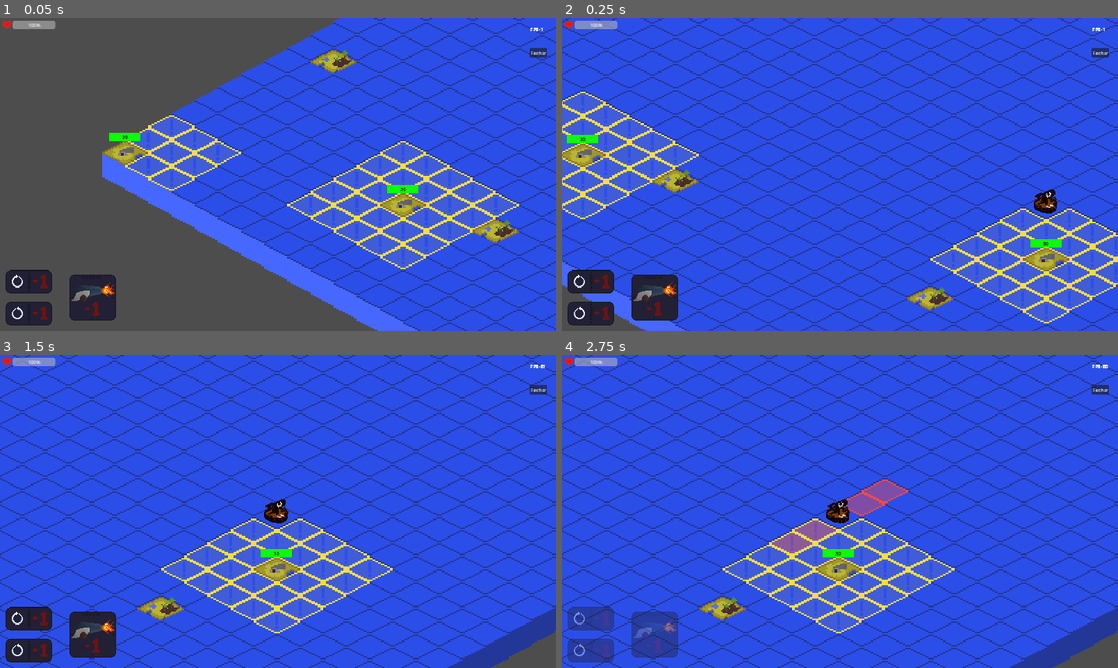
Above: before the commit, frames 1-4 (two rows, left to right).
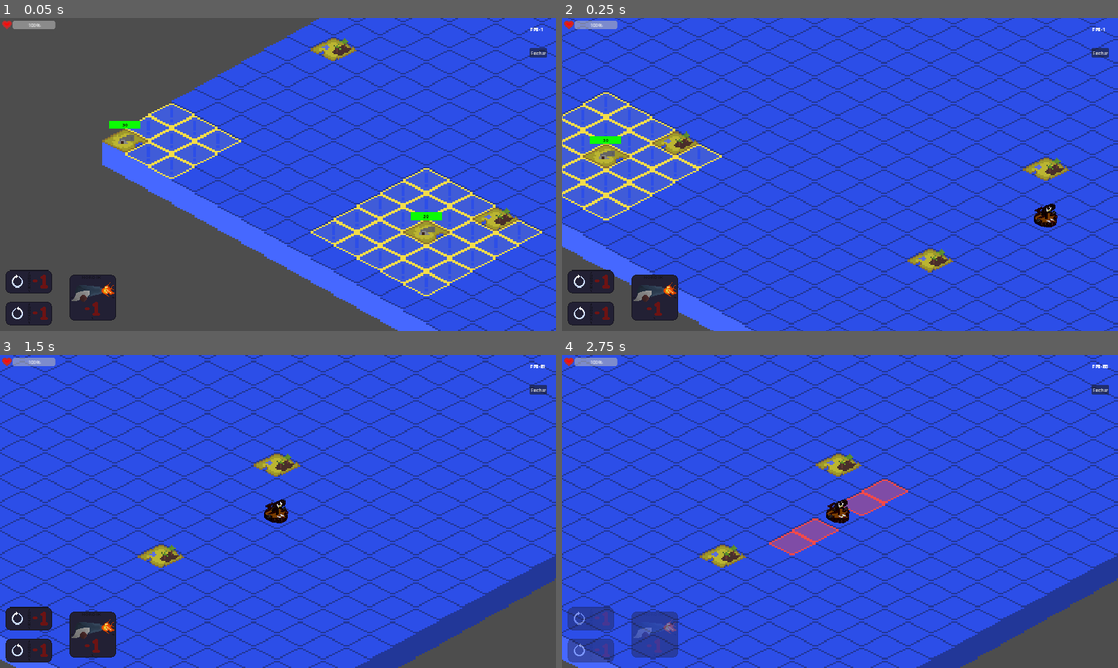
Above: after the commit, the same moments.

Repository: alescrocaro/nordik_konquer
Game: Godot game, scene res://world.tscn
Same seed, same stepped clock (60 frames per second), same inputs: the game is played once before the commit and once after it.
Inputs (mouse positions are in pixels of both pictures, inside the frame that each line leads up to):
- Up to frame 1 (0.05 s): no input
- Up to frame 2 (0.25 s): no input
- Up to frame 3 (1.5 s): click (27, 617) at 0.5 s; click (27, 649) at 1.25 s
- Up to frame 4 (2.75 s): click (656, 633) at 2 s

The runs differ from the first frame. In frame 1, 21% of the frame differs, in the area x 18-100%, y 0-100%; in frame 2, 27%, in the area x 0-100%, y 0-100%; in frame 3, 9.9%; in frame 4, 9.1%.

Commit message:
Update: move generate island scenes to map script

Diff:
--- a/GameBoard/GameBoard.gd
+++ b/GameBoard/GameBoard.gd
@@ -24,8 +24,8 @@
 
 ########## FUNCS ##########
 func _ready():
-	generateDesertIslands()
-	generateEnemyIslands()
+#	generateDesertIslands()
+#	generateEnemyIslands()
 	print(islandEnemies)
 
 	player.doAction.connect(gameTurns)
@@ -34,88 +34,88 @@
 #func _process(_delta):
 #	pass
 #end func _process
-
-func generateDesertIslands() -> void:
-	var desertIslandCount: int = 0
-	var desertIslandCountIterations: int = 0
-	var rangeToSpawn: int = 6
-
-	while true:
-		desertIslandCountIterations += 1
-		if desertIslandCount >= desertIslandAmount:
-			break
-		#end if
-
-		#check if there is too many iterations and didnt find a position available
-		if (desertIslandCountIterations >= 3 * desertIslandAmount):
-			desertIslandCountIterations = 0
-			rangeToSpawn -= 1
-			if rangeToSpawn == 0:
-				break
-		#end if
-
-		var desertIslandTile = map.getRandomTile()
-
-		#check if random position is near another tile with this node
-		if (desertIslandCount > 0 && map.isNear(rangeToSpawn, 'DesertIsland', desertIslandTile)):
-			continue
-		#end if
-
-		if map.tileMapDict[str(desertIslandTile.gridPosition)].type == 'Ocean':
-			desertIslandCount += 1
-			map.tileMapDict[str(desertIslandTile.gridPosition)].type = 'DesertIsland'
-
-			var desertIslandInstance = desertIsland.instantiate()
-			desertIslandInstance.position = desertIslandTile.globalPosition
-
-			get_node('./Islands').add_child(desertIslandInstance)
-		#end if
-	#end while
-#end func generateDesertIslands
-
-func generateEnemyIslands() -> void:
-	var enemyIslandCount: int = 0
-	var enemyIslandCountIterations: int = 0
-	var rangeToSpawn: int = 3
-
-	while true:
-		if enemyIslandCount >= enemyIslandAmount:
-			break
-		#end if
-
-		#check if there is too many iterations and didnt find a position available
-		if (enemyIslandCountIterations >= 3 * enemyIslandAmount):
-			enemyIslandCountIterations = 0
-			rangeToSpawn -= 1
-			if rangeToSpawn == 0:
-				break
-		#end if
-
-		var enemyIslandTile = map.getRandomTile()
-
-		#check if random position is near another tile with this node
-		if (
-			enemyIslandCount > 0 &&
-			map.isNear(rangeToSpawn, 'EnemyIsland', enemyIslandTile)
-		):
-			continue
-		#end if
-
-		#instantiate node if found a good ocean tile
-		if map.tileMapDict[str(enemyIslandTile.gridPosition)].type == 'Ocean':
-			enemyIslandCount += 1
-
-			var enemyIslandInstance: EnemyIsland = enemyIsland.instantiate()
-			map.tileMapDict[str(enemyIslandTile.gridPosition)].type = 'EnemyIsland'
-			map.tileMapDict[str(enemyIslandTile.gridPosition)].reference = enemyIslandInstance
-			enemyIslandInstance.position = enemyIslandTile.globalPosition
-
-			islandEnemies.append(map.tileMapDict[str(enemyIslandTile.gridPosition)])
-			map.setWarningTiles(enemyIslandTile.gridPosition, 2)
-			get_node('./Islands').add_child(enemyIslandInstance)
-		#end if
-	#end while
-#end func generateEnemyIslands
+#
+#func generateDesertIslands() -> void:
+#	var desertIslandCount: int = 0
+#	var desertIslandCountIterations: int = 0
+#	var rangeToSpawn: int = 6
+#
+#	while true:
+#		desertIslandCountIterations += 1
+#		if desertIslandCount >= desertIslandAmount:
+#			break
+#		#end if
+#
+#		#check if there is too many iterations and didnt find a position available
+#		if (desertIslandCountIterations >= 3 * desertIslandAmount):
+#			desertIslandCountIterations = 0
+#			rangeToSpawn -= 1
+#			if rangeToSpawn == 0:
+#				break
+#		#end if
+#
+#		var desertIslandTile = map.getRandomTile()
+#
+#		#check if random position is near another tile with this node
+#		if (desertIslandCount > 0 && map.isNear(rangeToSpawn, 'DesertIsland', desertIslandTile)):
+#			continue
+#		#end if
+#
+#		if map.tileMapDict[str(desertIslandTile.gridPosition)].type == 'Ocean':
+#			desertIslandCount += 1
+#			map.tileMapDict[str(desertIslandTile.gridPosition)].type = 'DesertIsland'
+#
+#			var desertIslandInstance = desertIsland.instantiate()
+#			desertIslandInstance.position = desertIslandTile.globalPosition
+#
+#			get_node('./Islands').add_child(desertIslandInstance)
+#		#end if
+#	#end while
+##end func generateDesertIslands
+#
+#func generateEnemyIslands() -> void:
+#	var enemyIslandCount: int = 0
+#	var enemyIslandCountIterations: int = 0
+#	var rangeToSpawn: int = 3
+#
+#	while true:
+#		if enemyIslandCount >= enemyIslandAmount:
+#			break
+#		#end if
+#
+#		#check if there is too many iterations and didnt find a position available
+#		if (enemyIslandCountIterations >= 3 * enemyIslandAmount):
+#			enemyIslandCountIterations = 0
+#			rangeToSpawn -= 1
+#			if rangeToSpawn == 0:
+#				break
+#		#end if
+#
+#		var enemyIslandTile = map.getRandomTile()
+#
+#		#check if random position is near another tile with this node
+#		if (
+#			enemyIslandCount > 0 &&
+#			map.isNear(rangeToSpawn, 'EnemyIsland', enemyIslandTile)
+#		):
+#			continue
+#		#end if
+#
+#		#instantiate node if found a good ocean tile
+#		if map.tileMapDict[str(enemyIslandTile.gridPosition)].type == 'Ocean':
+#			enemyIslandCount += 1
+#
+#			var enemyIslandInstance: EnemyIsland = enemyIsland.instantiate()
+#			map.tileMapDict[str(enemyIslandTile.gridPosition)].type = 'EnemyIsland'
+#			map.tileMapDict[str(enemyIslandTile.gridPosition)].reference = enemyIslandInstance
+#			enemyIslandInstance.position = enemyIslandTile.globalPosition
+#
+#			islandEnemies.append(map.tileMapDict[str(enemyIslandTile.gridPosition)])
+#			map.setWarningTiles(enemyIslandTile.gridPosition, 2)
+#			get_node('./Islands').add_child(enemyIslandInstance)
+#		#end if
+#	#end while
+##end func generateEnemyIslands
 
 func handlePlayerDecision() -> void:
 	print('handlePlayerDecision')
--- a/Map/Map.gd
+++ b/Map/Map.gd
@@ -3,6 +3,8 @@
 
 @onready var player: Player = get_node('/root/GameManager/Player')
 @onready var gameManager: GameManager = get_node('/root/GameManager')
+@onready var desertIsland = preload("res://Islands/DesertIsland.tscn")
+@onready var enemyIsland = preload("res://Islands/EnemyIsland.tscn")
 
 @export var desertIslandAmount: int = 7
 @export var enemyIslandAmount: int = 4
@@ -28,6 +30,8 @@
 			}
 		#end for y
 	#end for x
+	generateDesertIslands()
+	generateEnemyIslands()
 #end func _ready
 
 func _process(_delta):
@@ -106,6 +110,7 @@
 	var availableCannonAtackTiles: PackedVector2Array = player.getAvailableCannonAtackTiles()
 	for availableTile in availableCannonAtackTiles:
 		set_cell(2, availableTile, 4, Vector2i(0, 0))
+	#end for
 #end func setAvailableCannonAtacks
 
 func cleanAtackTiles():
@@ -158,3 +163,85 @@
 		#end for y
 	#end for x
 #end func setWarningTiles
+
+func generateDesertIslands() -> void:
+	var desertIslandCount: int = 0
+	var desertIslandCountIterations: int = 0
+	var rangeToSpawn: int = 6
+
+	while true:
+		desertIslandCountIterations += 1
+		if desertIslandCount >= desertIslandAmount:
+			break
+		#end if
+
+		#check if there is too many iterations and didnt find a position available
+		if (desertIslandCountIterations >= 3 * desertIslandAmount):
+			desertIslandCountIterations = 0
+			rangeToSpawn -= 1
+			if rangeToSpawn == 0:
+				break
+		#end if
+
+		var desertIslandTile = getRandomTile()
+
+		#check if random position is near another tile with this node
+		if (desertIslandCount > 0 && isNear(rangeToSpawn, 'DesertIsland', desertIslandTile)):
+			continue
+		#end if
+
+		if tileMapDict[str(desertIslandTile.gridPosition)].type == 'Ocean':
+			desertIslandCount += 1
+			tileMapDict[str(desertIslandTile.gridPosition)].type = 'DesertIsland'
+
+			var desertIslandInstance = desertIsland.instantiate()
+			desertIslandInstance.position = desertIslandTile.globalPosition
+
+			get_node('/root/GameManager/Islands').add_child(desertIslandInstance)
+		#end if
+	#end while
+#end func generateDesertIslands
+
+func generateEnemyIslands() -> void:
+	var enemyIslandCount: int = 0
+	var enemyIslandCountIterations: int = 0
+	var rangeToSpawn: int = 3
+
+	while true:
+		if enemyIslandCount >= enemyIslandAmount:
+			break
+		#end if
+
+		#check if there is too many iterations and didnt find a position available
+		if (enemyIslandCountIterations >= 3 * enemyIslandAmount):
+			enemyIslandCountIterations = 0
+			rangeToSpawn -= 1
+			if rangeToSpawn == 0:
+				break
+		#end if
+
+		var enemyIslandTile = getRandomTile()
+
+		#check if random position is near another tile with this node
+		if (
+			enemyIslandCount > 0 &&
+			isNear(rangeToSpawn, 'EnemyIsland', enemyIslandTile)
+		):
+			continue
+		#end if
+
+		#instantiate node if found a good ocean tile
+		if tileMapDict[str(enemyIslandTile.gridPosition)].type == 'Ocean':
+			enemyIslandCount += 1
+
+			var enemyIslandInstance: EnemyIsland = enemyIsland.instantiate()
+			tileMapDict[str(enemyIslandTile.gridPosition)].type = 'EnemyIsland'
+			tileMapDict[str(enemyIslandTile.gridPosition)].reference = enemyIslandInstance
+			enemyIslandInstance.position = enemyIslandTile.globalPosition
+
+			gameManager.islandEnemies.append(tileMapDict[str(enemyIslandTile.gridPosition)])
+			setWarningTiles(enemyIslandTile.gridPosition, 2)
+			get_node('/root/GameManager/Islands').add_child(enemyIslandInstance)
+		#end if
+	#end while
+#end func generateEnemyIslands
